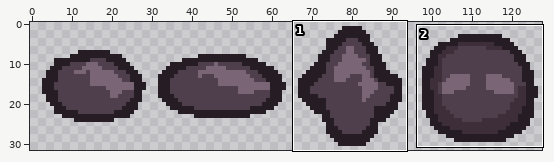
Edited in one commit: sprite sheet (LD42/Content/Textures/blue_sapling.png). Above: a wide view before the commit, with the close-up outlined.
Close-up. As it was:
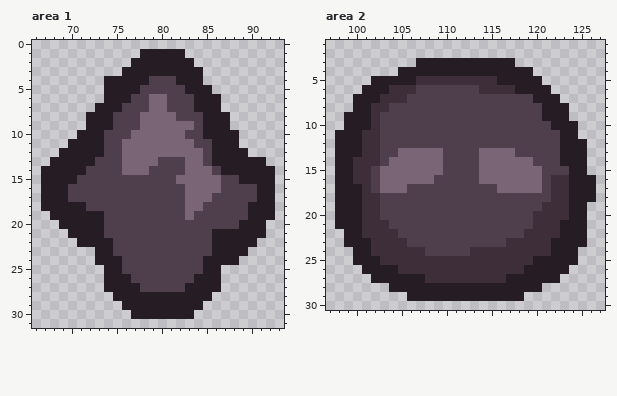
The file is 128x32 pixels. Shown: area 1: x 66..93, y 0..31; area 2: x 97..127, y 1..30. The commit also changed other parts of the picture, which this record leaves out.
Now the later version:
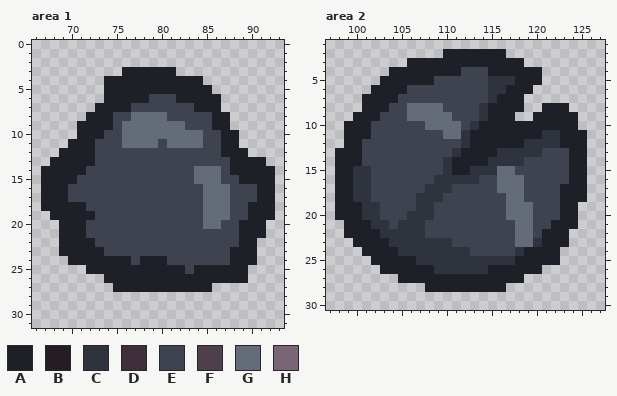
Palette (. is transparent): A #1d2026  B #261d24  C #2e333e  D #3e2e3a  E #3e434f  F #4f3e4b  G #656c79  H #796575
Edits made:
Changed rows in their new state; - is an unchanged pixel.
Area 1:
first column x 67:
 1 -----------.....----------
 2 ----------.......---------
 3 ---------AAAAAA...--------
 4 -------AAAAAAAAAAA--------
 5 -------AAAAAAAAAAAA-------
 6 -------AAAAAEEEAAAAA------
 7 ------AAAAEEEEEEEAAA------
 8 -----AAAEEGGGGEEEEEAA-----
 9 ----AAAAEGGGGGGGEEEAA-----
10 ----AAAEEGGGGGGGGGEEAA----
11 ---AAAEEEGGGGEGGGGEEAA----
12 --AAAAEEEEEEEEEEEEEEAAA---
13 -AAAAAEEEEEEEEEEEEEEEAAAA-
14 AAAAAEEEEEEEEEEEEGGGEAAAAA
15 AAAAEEEEEEEEEEEEEGGGEEAAAA
16 AAAEEEEEEEEEEEEEEEGGGEEEAA
17 AAAEEEEEEEEEEEEEEEGGGEEEAA
18 AAAAAEEEEEEEEEEEEEGGGEEAAA
19 -AAAAAEEEEEEEEEEEEGGGEEAAA
20 --AAAEEEEEEEEEEEEEGGEEAAA-
21 --AAAEEEEEEEEEEEEEEEEEAAA-
22 --AAAAEEEEEEEEEEEEEEEEAA--
23 --AAAAAEEEEEEEEEEEEEEAAA--
24 ---AAAAAAAEAAAEEEEEEEAAA--
25 -----AAAAAAAAAAAEAAAAAA---
26 -------AAAAAAAAAAAAAAAA---
27 -------.AAAAAAAAAAA.------
28 --------...........-------
29 ---------.........--------
30 ----------.......---------
Area 2:
first column x 98:
 2 ------------AAAAAAA----------
 3 --------AAAAAAAAAAAAA--------
 4 ------AAAAAAAAEEEAAAAAA------
 5 ----.AAAAAAEEEEEECCCAAA------
 6 ---.AAAAEEEEEEEEECCAAA..-----
 7 --.AAAAEEEEEEEEEECAAA....----
 8 --.AAAEEGGGGEEEECAAAA..AAA---
 9 -.AAAEEEGGGGGEEECAAA..AAAAA--
10 -AAAEEEEEEGGGGECAAAAAAAAAAA--
11 .AAAEEEEEEEEGGCAAAAAAAACCAAA-
12 .AAEEEEEEEEEEECAAAAAACCCCAAA-
13 AAAEEEEEEEEEECAAAACCCCCEEEAA-
14 AAAEEEEEEEEECAAAACCCCEEEEEAA-
15 AACCEEEEEEEECAACCCGGEEEEEEAA-
16 AACCEEEEEEECCCCCEEGGGEEEEEAA.
17 AACCEEEEEECCCEEEEEGGGEEEEAAA.
18 AACCEEEEECCCEEEEEEEGGEEEEAAA.
19 AAACCEEEECCEEEEEEEEGGGEEEAA.-
20 AAACCEEECCCEEEEEEEEGGGEEEAA.-
21 .AAACCECCCEEEEEEEEEEGGEEAAA.-
22 -AAAACCCCCEEEEEEEEEEGGEAAA..-
23 -.AAAACCCCCCCEEEEEEEGGCAAA..-
24 --.AAAACCCCCCCCEEEEECAAAA..--
25 --..AAAAACCCCCCCCCCCAAAAA..--
26 ---..AAAAAACCCCCCAAAAAA...---
27 ----...AAAAAAAAAAAAAA....----
28 ------....AAAAAAAAA....------
29 --------.............--------
